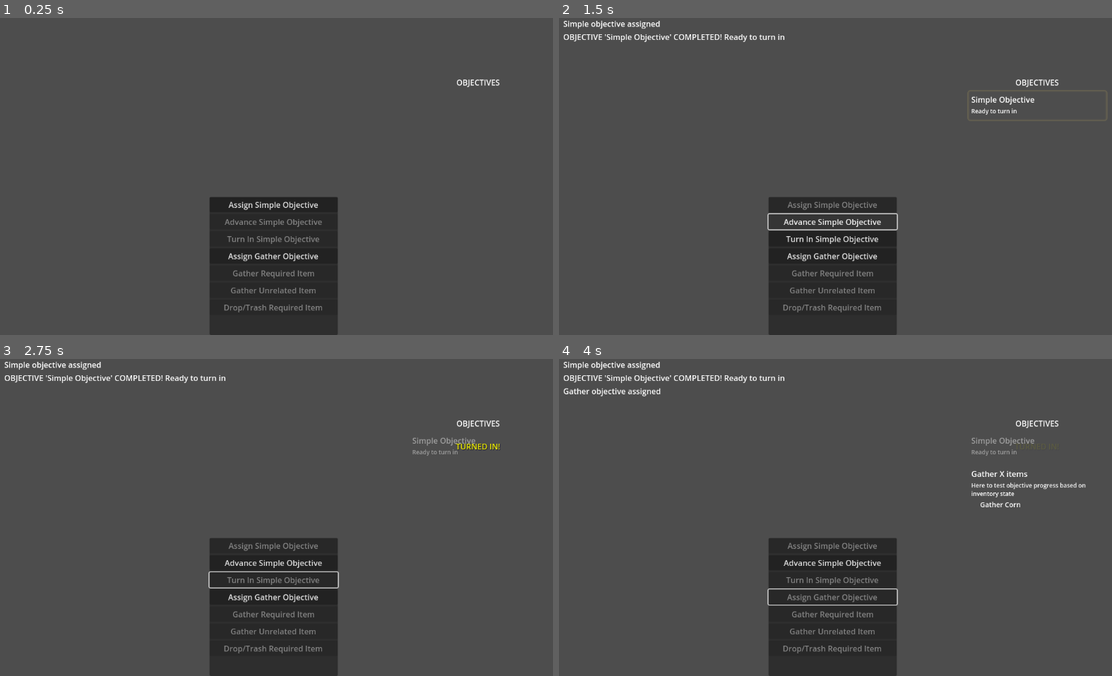
Above: before the commit, frames 1-4 (two rows, left to right).
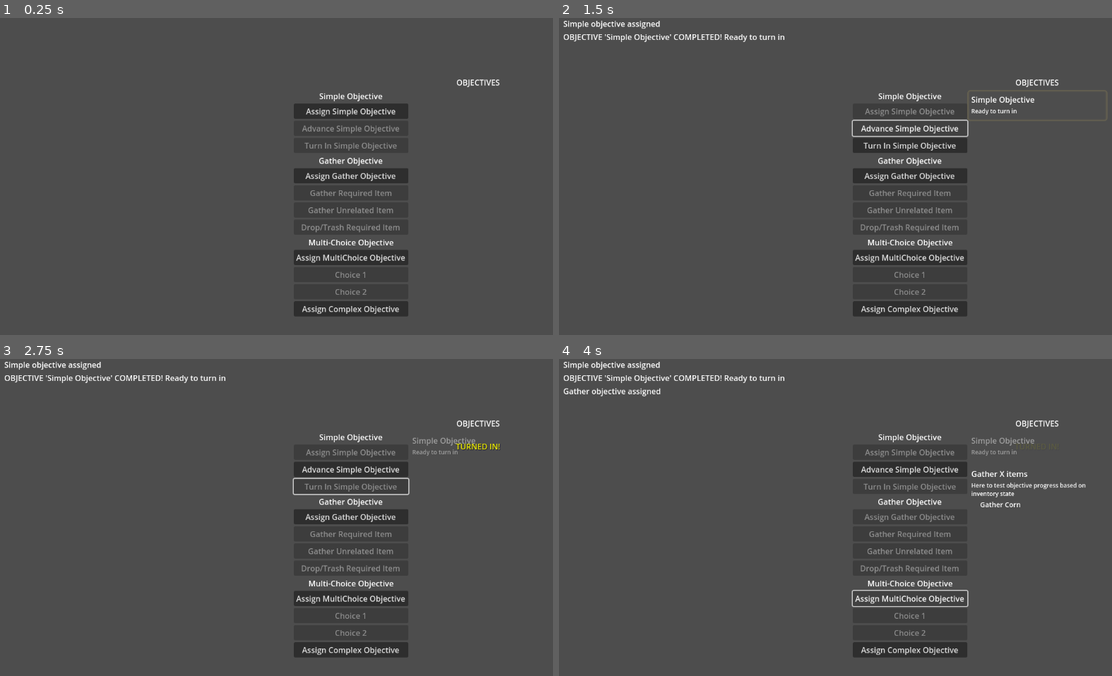
Above: after the commit, the same moments.

Repository: hamgoblin45/Fascism-Sim
Game: Godot game, scene res://Interface/objective_control.tscn
Same seed, same stepped clock (60 frames per second), same inputs: the game is played once before the commit and once after it.
Inputs (mouse positions are in pixels of both pictures, inside the frame that each line leads up to):
- Up to frame 1 (0.25 s): no input
- Up to frame 2 (1.5 s): click "Assign Simple Objective" at 0.5 s; click "Advance Simple Objective" at 1.25 s
- Up to frame 3 (2.75 s): click "Turn In Simple Objective" at 2 s
- Up to frame 4 (4 s): click "Assign Gather Objective" at 2.75 s; click (907, 599) at 3.5 s, where only the run after the commit has a clickable "Assign MultiChoice Objective"

The runs differ from the first frame. In frame 1, 12% of the frame differs, in the area x 37-74%, y 23-100%; in frame 2, 11%; in frame 3, 12%, in the area x 37-75%, y 23-100%; in frame 4, 11%.

Commit message:
Adding stuff for multichoice in test ui

Diff:
--- a/objectives/Data/Objectives/ObjectiveData.gd
+++ b/objectives/Data/Objectives/ObjectiveData.gd
@@ -20,7 +20,8 @@
 
 
 func set_data():
-	current_step = step_datas[0] # Assign first step
+	if step_datas.size() > 0:
+		current_step = step_datas[0] # Assign first step
 	EventBus.objective_assigned.emit(self)
 
 func advance_objective():
--- a/objectives/Data/Objectives/ObjectiveStepMultiChoiceData.gd
+++ b/objectives/Data/Objectives/ObjectiveStepMultiChoiceData.gd
@@ -2,4 +2,8 @@
 class_name ObjectiveStepMultiChoiceData
 ## For when an objective step requires going to a specific location
 
-@export var choices: Array[ObjectiveStepData] # The potential next steps that can be chosen in this step
+
+@export var choices: Dictionary = {  # The potential next steps that can be chosen in this step
+	"step_data": ObjectiveStepData,
+	"follow_up_objective": ObjectiveData
+}
--- a/objectives/Interface/objective_control.tscn
+++ b/objectives/Interface/objective_control.tscn
@@ -1,12 +1,14 @@
-[gd_scene load_steps=6 format=3 uid="uid://ci8qlujuy7ma5"]
+[gd_scene load_steps=7 format=3 uid="uid://ci8qlujuy7ma5"]
 
 [ext_resource type="Script" uid="uid://cugngl2iwo01j" path="res://Interface/objective_manager.gd" id="1_76m2h"]
 [ext_resource type="Script" uid="uid://cbrq0qtlgucg7" path="res://Interface/objective_tracker_ui.gd" id="2_7d15p"]
 [ext_resource type="Script" uid="uid://cmnfp80lkroyp" path="res://test_control.gd" id="4_mdw3h"]
 
+[sub_resource type="StyleBoxEmpty" id="StyleBoxEmpty_mdw3h"]
+
 [sub_resource type="StyleBoxEmpty" id="StyleBoxEmpty_76m2h"]
 
-[sub_resource type="StyleBoxEmpty" id="StyleBoxEmpty_mdw3h"]
+[sub_resource type="StyleBoxEmpty" id="StyleBoxEmpty_6yvhp"]
 
 [node name="ObjectiveControlUI" type="Control"]
 layout_mode = 3
@@ -18,6 +20,31 @@
 
 [node name="ObjectiveManager" type="Node" parent="."]
 script = ExtResource("1_76m2h")
+
+[node name="OutputControl" type="Control" parent="."]
+unique_name_in_owner = true
+layout_mode = 1
+anchors_preset = 5
+anchor_left = 0.5
+anchor_right = 0.5
+offset_left = -550.0
+offset_right = 195.0
+offset_bottom = 233.0
+grow_horizontal = 2
+mouse_filter = 2
+
+[node name="OutputPanel" type="PanelContainer" parent="OutputControl"]
+layout_mode = 1
+anchors_preset = 15
+anchor_right = 1.0
+anchor_bottom = 1.0
+grow_horizontal = 2
+grow_vertical = 2
+theme_override_styles/panel = SubResource("StyleBoxEmpty_mdw3h")
+
+[node name="OutputContainer" type="VBoxContainer" parent="OutputControl/OutputPanel"]
+unique_name_in_owner = true
+layout_mode = 2
 
 [node name="ObjectiveTrackerUI" type="PanelContainer" parent="."]
 unique_name_in_owner = true
@@ -51,97 +78,134 @@
 
 [node name="TestControl" type="Control" parent="."]
 layout_mode = 1
-anchors_preset = 7
+anchors_preset = 8
 anchor_left = 0.5
-anchor_top = 1.0
+anchor_top = 0.5
 anchor_right = 0.5
+anchor_bottom = 0.5
+offset_left = 41.0
+offset_top = -176.0
+offset_right = 234.0
+offset_bottom = 192.0
+grow_horizontal = 2
+grow_vertical = 2
+script = ExtResource("4_mdw3h")
+
+[node name="ButtonsPanel" type="PanelContainer" parent="TestControl"]
+layout_mode = 1
+anchors_preset = 15
+anchor_right = 1.0
 anchor_bottom = 1.0
-offset_left = -131.0
-offset_top = -282.0
-offset_right = 131.0
-grow_horizontal = 2
-grow_vertical = 0
-script = ExtResource("4_mdw3h")
-
-[node name="ButtonsPanel" type="PanelContainer" parent="TestControl"]
-layout_mode = 1
-anchors_preset = 15
-anchor_right = 1.0
-anchor_bottom = 1.0
-grow_horizontal = 2
-grow_vertical = 2
+offset_right = 41.0
+offset_bottom = 145.0
+grow_horizontal = 2
+grow_vertical = 2
+theme_override_styles/panel = SubResource("StyleBoxEmpty_6yvhp")
 
 [node name="VBoxContainer" type="VBoxContainer" parent="TestControl/ButtonsPanel"]
 layout_mode = 2
 
-[node name="AssignSimpleObjective" type="Button" parent="TestControl/ButtonsPanel/VBoxContainer"]
+[node name="SimpleObjectiveContainers" type="VBoxContainer" parent="TestControl/ButtonsPanel/VBoxContainer"]
+layout_mode = 2
+
+[node name="SimpleLabel" type="Label" parent="TestControl/ButtonsPanel/VBoxContainer/SimpleObjectiveContainers"]
+layout_mode = 2
+text = "Simple Objective"
+horizontal_alignment = 1
+
+[node name="AssignSimpleObjective" type="Button" parent="TestControl/ButtonsPanel/VBoxContainer/SimpleObjectiveContainers"]
+unique_name_in_owner = true
 layout_mode = 2
 text = "Assign Simple Objective"
 
-[node name="AdvanceSimpleObjective" type="Button" parent="TestControl/ButtonsPanel/VBoxContainer"]
+[node name="AdvanceSimpleObjective" type="Button" parent="TestControl/ButtonsPanel/VBoxContainer/SimpleObjectiveContainers"]
+unique_name_in_owner = true
 layout_mode = 2
 disabled = true
 text = "Advance Simple Objective"
 
-[node name="FailSimpleObjective" type="Button" parent="TestControl/ButtonsPanel/VBoxContainer"]
+[node name="FailSimpleObjective" type="Button" parent="TestControl/ButtonsPanel/VBoxContainer/SimpleObjectiveContainers"]
+unique_name_in_owner = true
 visible = false
 layout_mode = 2
 disabled = true
 text = "Fail Simple Objective"
 
-[node name="TurnInSimpleObjective" type="Button" parent="TestControl/ButtonsPanel/VBoxContainer"]
+[node name="TurnInSimpleObjective" type="Button" parent="TestControl/ButtonsPanel/VBoxContainer/SimpleObjectiveContainers"]
+unique_name_in_owner = true
 layout_mode = 2
 disabled = true
 text = "Turn In Simple Objective"
 
-[node name="AssignGatherObjective" type="Button" parent="TestControl/ButtonsPanel/VBoxContainer"]
+[node name="GatherObjectiveContainer" type="VBoxContainer" parent="TestControl/ButtonsPanel/VBoxContainer"]
+layout_mode = 2
+
+[node name="GatherLabel" type="Label" parent="TestControl/ButtonsPanel/VBoxContainer/GatherObjectiveContainer"]
+layout_mode = 2
+text = "Gather Objective"
+horizontal_alignment = 1
+
+[node name="AssignGatherObjective" type="Button" parent="TestControl/ButtonsPanel/VBoxContainer/GatherObjectiveContainer"]
+unique_name_in_owner = true
 layout_mode = 2
 text = "Assign Gather Objective"
 
-[node name="GatherRequiredItem" type="Button" parent="TestControl/ButtonsPanel/VBoxContainer"]
+[node name="GatherRequiredItem" type="Button" parent="TestControl/ButtonsPanel/VBoxContainer/GatherObjectiveContainer"]
+unique_name_in_owner = true
 layout_mode = 2
 disabled = true
 text = "Gather Required Item"
 
-[node name="GatherUnrelatedItem" type="Button" parent="TestControl/ButtonsPanel/VBoxContainer"]
+[node name="GatherUnrelatedItem" type="Button" parent="TestControl/ButtonsPanel/VBoxContainer/GatherObjectiveContainer"]
+unique_name_in_owner = true
 layout_mode = 2
 disabled = true
 text = "Gather Unrelated Item"
 
-[node name="DropRequiredItem" type="Button" parent="TestControl/ButtonsPanel/VBoxContainer"]
+[node name="DropRequiredItem" type="Button" parent="TestControl/ButtonsPanel/VBoxContainer/GatherObjectiveContainer"]
+unique_name_in_owner = true
 layout_mode = 2
 disabled = true
 text = "Drop/Trash Required Item"
 
-[node name="OutputControl" type="Control" parent="."]
-unique_name_in_owner = true
-layout_mode = 1
-anchors_preset = 5
-anchor_left = 0.5
-anchor_right = 0.5
-offset_left = -550.0
-offset_right = 195.0
-offset_bottom = 233.0
-grow_horizontal = 2
-
-[node name="OutputPanel" type="PanelContainer" parent="OutputControl"]
-layout_mode = 1
-anchors_preset = 15
-anchor_right = 1.0
-anchor_bottom = 1.0
-grow_horizontal = 2
-grow_vertical = 2
-theme_override_styles/panel = SubResource("StyleBoxEmpty_mdw3h")
-
-[node name="OutputContainer" type="VBoxContainer" parent="OutputControl/OutputPanel"]
-unique_name_in_owner = true
-layout_mode = 2
-
-[connection signal="pressed" from="TestControl/ButtonsPanel/VBoxContainer/AssignSimpleObjective" to="TestControl" method="_on_assign_simple_objective_pressed"]
-[connection signal="pressed" from="TestControl/ButtonsPanel/VBoxContainer/AdvanceSimpleObjective" to="TestControl" method="_on_advance_simple_objective_pressed"]
-[connection signal="pressed" from="TestControl/ButtonsPanel/VBoxContainer/FailSimpleObjective" to="TestControl" method="_on_fail_simple_objective_pressed"]
-[connection signal="pressed" from="TestControl/ButtonsPanel/VBoxContainer/TurnInSimpleObjective" to="TestControl" method="_on_turn_in_simple_objective_pressed"]
-[connection signal="pressed" from="TestControl/ButtonsPanel/VBoxContainer/AssignGatherObjective" to="TestControl" method="_on_assign_gather_objective_pressed"]
-[connection signal="pressed" from="TestControl/ButtonsPanel/VBoxContainer/GatherRequiredItem" to="TestControl" method="_on_gather_required_item_pressed"]
-[connection signal="pressed" from="TestControl/ButtonsPanel/VBoxContainer/GatherUnrelatedItem" to="TestControl" method="_on_gather_unrelated_item_pressed"]
-[connection signal="pressed" from="TestControl/ButtonsPanel/VBoxContainer/DropRequiredItem" to="TestControl" method="_on_drop_required_item_pressed"]
+[node name="MultiChoiceContainer" type="VBoxContainer" parent="TestControl/ButtonsPanel/VBoxContainer"]
+layout_mode = 2
+
+[node name="MultiChoiceLabel" type="Label" parent="TestControl/ButtonsPanel/VBoxContainer/MultiChoiceContainer"]
+layout_mode = 2
+text = "Multi-Choice Objective"
+horizontal_alignment = 1
+
+[node name="AssignMultiChoiceObjective" type="Button" parent="TestControl/ButtonsPanel/VBoxContainer/MultiChoiceContainer"]
+unique_name_in_owner = true
+layout_mode = 2
+text = "Assign MultiChoice Objective"
+
+[node name="Choice1Button" type="Button" parent="TestControl/ButtonsPanel/VBoxContainer/MultiChoiceContainer"]
+unique_name_in_owner = true
+layout_mode = 2
+disabled = true
+text = "Choice 1"
+
+[node name="Choice2Button" type="Button" parent="TestControl/ButtonsPanel/VBoxContainer/MultiChoiceContainer"]
+unique_name_in_owner = true
+layout_mode = 2
+disabled = true
+text = "Choice 2"
+
+[node name="ComplexContainer" type="VBoxContainer" parent="TestControl/ButtonsPanel/VBoxContainer"]
+layout_mode = 2
+
+[node name="AssignComplexButton" type="Button" parent="TestControl/ButtonsPanel/VBoxContainer/ComplexContainer"]
+unique_name_in_owner = true
+layout_mode = 2
+text = "Assign Complex Objective"
+
+[connection signal="pressed" from="TestControl/ButtonsPanel/VBoxContainer/SimpleObjectiveContainers/AssignSimpleObjective" to="TestControl" method="_on_assign_simple_objective_pressed"]
+[connection signal="pressed" from="TestControl/ButtonsPanel/VBoxContainer/SimpleObjectiveContainers/AdvanceSimpleObjective" to="TestControl" method="_on_advance_simple_objective_pressed"]
+[connection signal="pressed" from="TestControl/ButtonsPanel/VBoxContainer/SimpleObjectiveContainers/FailSimpleObjective" to="TestControl" method="_on_fail_simple_objective_pressed"]
+[connection signal="pressed" from="TestControl/ButtonsPanel/VBoxContainer/SimpleObjectiveContainers/TurnInSimpleObjective" to="TestControl" method="_on_turn_in_simple_objective_pressed"]
+[connection signal="pressed" from="TestControl/ButtonsPanel/VBoxContainer/GatherObjectiveContainer/AssignGatherObjective" to="TestControl" method="_on_assign_gather_objective_pressed"]
+[connection signal="pressed" from="TestControl/ButtonsPanel/VBoxContainer/GatherObjectiveContainer/GatherRequiredItem" to="TestControl" method="_on_gather_required_item_pressed"]
+[connection signal="pressed" from="TestControl/ButtonsPanel/VBoxContainer/GatherObjectiveContainer/GatherUnrelatedItem" to="TestControl" method="_on_gather_unrelated_item_pressed"]
+[connection signal="pressed" from="TestControl/ButtonsPanel/VBoxContainer/GatherObjectiveContainer/DropRequiredItem" to="TestControl" method="_on_drop_required_item_pressed"]
--- a/objectives/test_control.gd
+++ b/objectives/test_control.gd
@@ -4,16 +4,16 @@
 const TEST_SIMPLE_OBJECTIVE = preload("uid://5qxnfyfegl6t")
 
 ## -- BUTTONS
-@onready var assign_simple_objective: Button = $ButtonsPanel/VBoxContainer/AssignSimpleObjective
-@onready var advance_simple_objective: Button = $ButtonsPanel/VBoxContainer/AdvanceSimpleObjective
-@onready var fail_simple_objective: Button = $ButtonsPanel/VBoxContainer/FailSimpleObjective
-@onready var turn_in_simple_objective: Button = $ButtonsPanel/VBoxContainer/TurnInSimpleObjective
+@onready var assign_simple_objective: Button = %AssignSimpleObjective
+@onready var advance_simple_objective: Button = %AdvanceSimpleObjective
+@onready var fail_simple_objective: Button = %FailSimpleObjective
+@onready var turn_in_simple_objective: Button = %TurnInSimpleObjective
 
+@onready var assign_gather_objective: Button = %AssignGatherObjective
+@onready var gather_required_item: Button = %GatherRequiredItem
+@onready var gather_unrelated_item: Button = %GatherUnrelatedItem
+@onready var drop_required_item: Button = %DropRequiredItem
 
-@onready var assign_gather_objective: Button = $ButtonsPanel/VBoxContainer/AssignGatherObjective
-@onready var gather_required_item: Button = $ButtonsPanel/VBoxContainer/GatherRequiredItem
-@onready var gather_unrelated_item: Button = $ButtonsPanel/VBoxContainer/GatherUnrelatedItem
-@onready var drop_required_item: Button = $ButtonsPanel/VBoxContainer/DropRequiredItem
 
 @onready var output_control: Control = %OutputControl
 @onready var output_container: VBoxContainer = %OutputContainer
